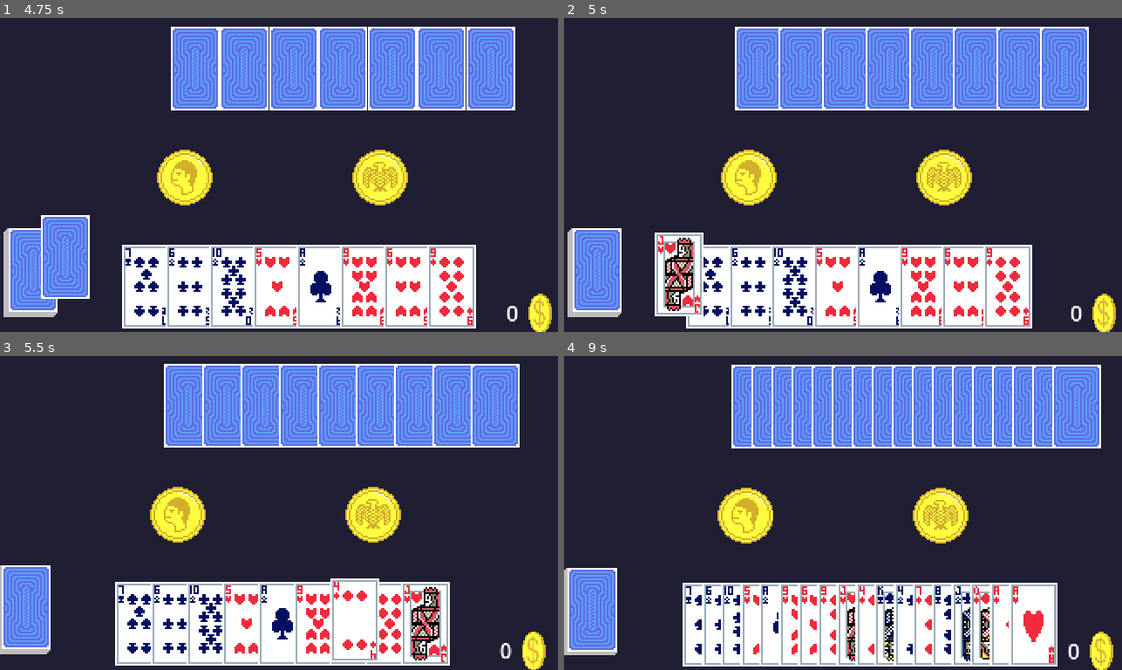
Above: before the commit, frames 1-4 (two rows, left to right).
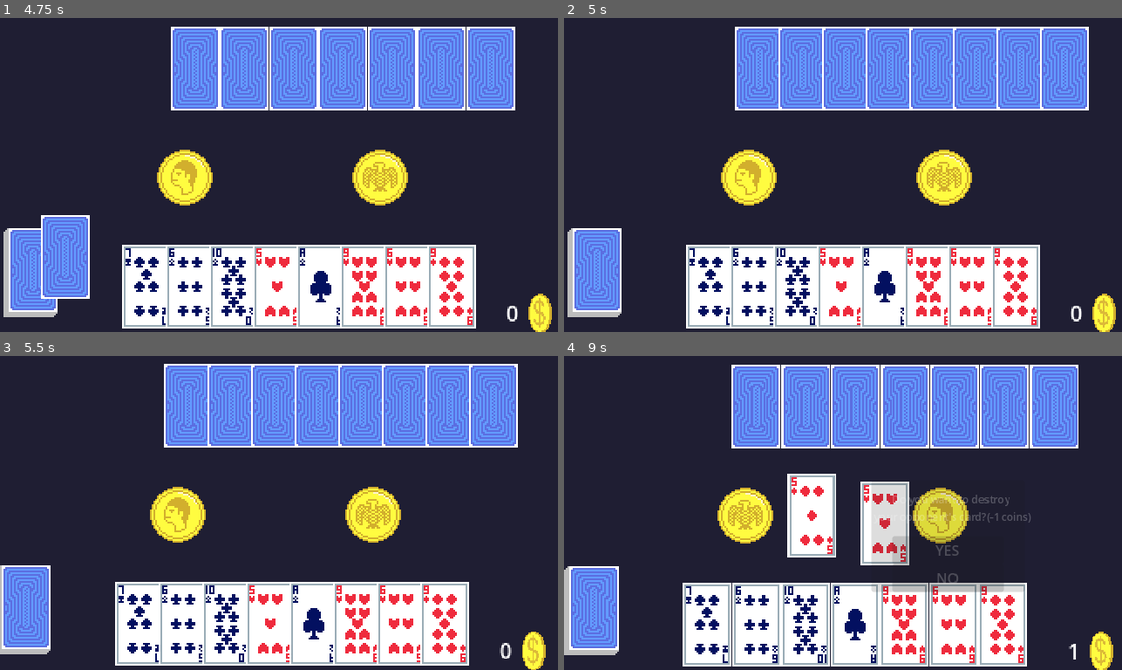
Above: after the commit, the same moments.

Repository: R4Qabdi/flippy-card
Game: Godot game, scene res://scenes/realthing/mainmenu.tscn
Two runs of this game, one before a commit and one after it. Both use one fixed random seed, a clock stepped at 60 frames per second and the inputs below.
Inputs (mouse positions are in pixels of both pictures, inside the frame that each line leads up to):
- Up to frame 1 (4.75 s): click "PLAY" at 0.5 s; tap Enter (ui_accept) at 1.25, 1.52 s; move the mouse to (401, 159) at 1.27 s; click (401, 159) at 1.42 s; drag from (27, 269) to (145, 284) at 2.02 s; move the mouse to (139, 284) at 2.77 s; click (139, 284) at 2.92 s; drag from (212, 284) to (418, 284) at 3.52 s; drag from (245, 284) to (446, 284) at 4.27 s
- Up to frame 2 (5 s): no input
- Up to frame 3 (5.5 s): drag from (273, 622) to (117, 613) at 5.02 s
- Up to frame 4 (9 s): move the mouse to (843, 622) at 5.77 s; click (843, 622) at 5.92 s; drag from (848, 622) to (731, 528) at 6.52 s; drag from (848, 622) to (703, 622) at 7.27 s; drag from (859, 622) to (703, 622) at 8.02 s; move the mouse to (865, 622) at 8.77 s; click (865, 622) at 8.92 s

Frame 1 is identical in both runs. In frame 2, 6.2% of the frame differs, in the area x 16-86%, y 68-99%; in frame 3, 14%; in frame 4, 27%, in the area x 0-97%, y 2-99%.

Commit message:
aduh crash mulu nok editornya

Diff:
--- a/scenes/core/cardo.gd
+++ b/scenes/core/cardo.gd
@@ -111,6 +111,9 @@
 	else:
 		$textures.frame = 55
 
+func change_area_size(width):
+	$area/box.shape.size.x=width
+
 func slide(node, from, to, duration) -> Tween:
 	node.position = from
 	var tween = create_tween()
--- a/scenes/realthing/playerhand.gd
+++ b/scenes/realthing/playerhand.gd
@@ -8,7 +8,7 @@
 const HAND_YPOS_OFFSET_OPP = -125
 const MARGIN_X =0
 
-const DRAW_AMOUNT = 26
+const DRAW_AMOUNT = 8
 
 var viewport_rect_x
 
@@ -82,6 +82,11 @@
 		#print("-------"+str(cards_in_hand.size())+"---------")
 		#print(x_offset)
 		#print("kartu biasa")
+		#ganti anunya biar bisa dia di ambil tanpa ambil yang lain aduhai
+		var ukuran
+		if cards_in_hand.size()>0:
+			#print(cards_in_hand[cards_in_hand.size()-1])
+			cards_in_hand[cards_in_hand.size()-1].change_area_size(12)
 		slide(cards_in_hand[i],cards_in_hand[i].position,finalpos,0.2)
 
 func update_new_card_pos_for_opp():
Binary file added: asset/ui/limineblink.aseprite
Binary file added: asset/ui/liminehappy.aseprite
Binary file added: asset/ui/liminesweat.aseprite
Binary file added: asset/ui/liminesweat.png
Not shown, added: asset/ui/liminesweat.png.import
